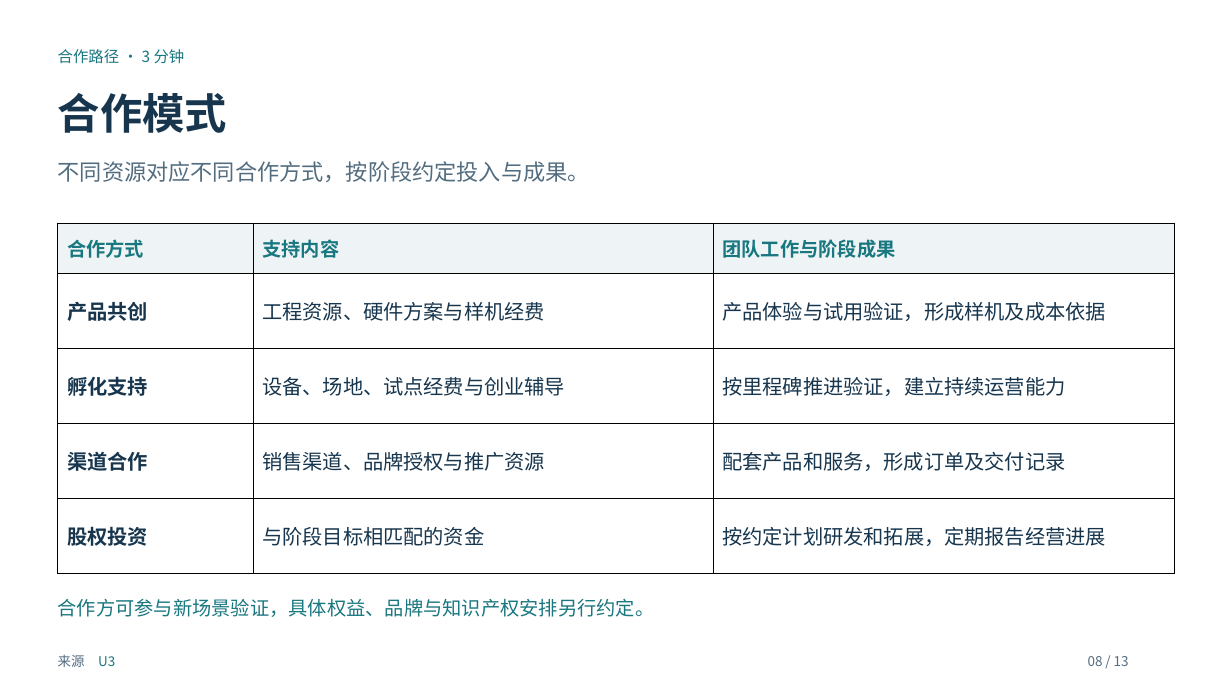
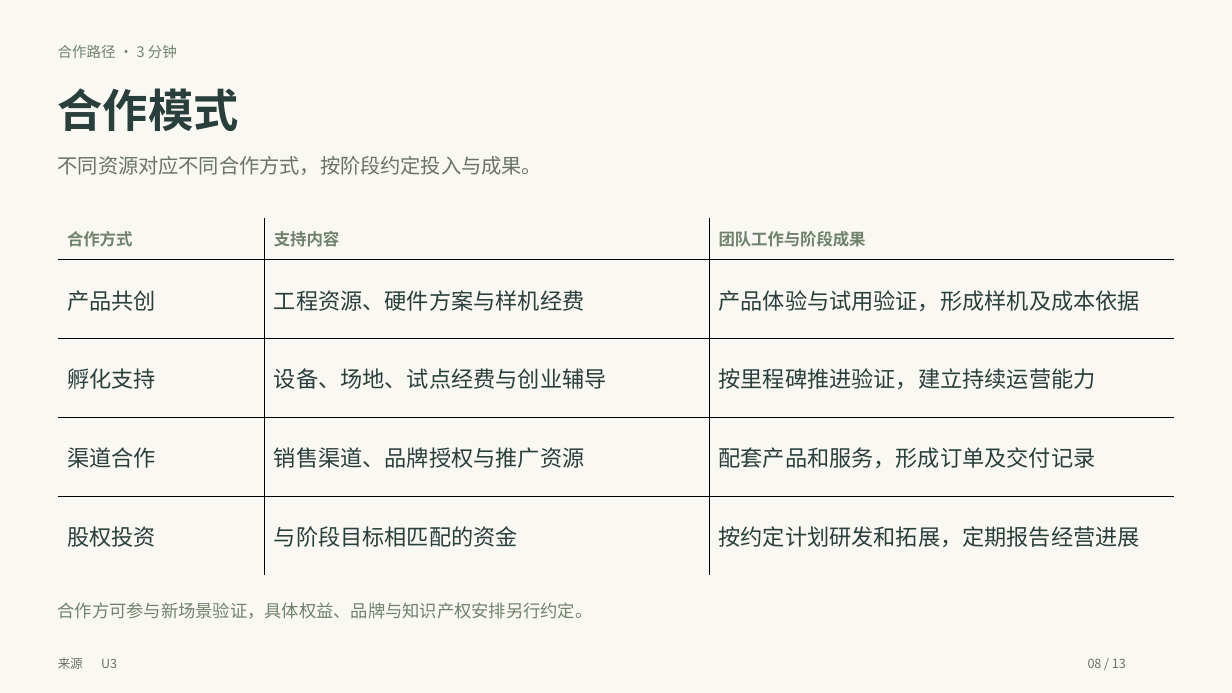
Before and after one commit to maxi-max-dev/maxi-max-dev.github.io, a slide deck: slide 8 of research/insta360-frame-discussion/unseen-insta360-discussion.pptx. Drawn at 1232x693 pixels with LibreOffice and Linux fonts; fonts in the diff are those of the drawing. Boxes give left, top, right and bottom in pixels: in the first picture for what was removed or moved away, otherwise in the second. Text is boxed around its words. In the diff, an @@ line names an element or a change of style, - is before the commit and + after.

```diff
--- a/research/insta360-frame-discussion/unseen-insta360-discussion.pptx
+++ b/research/insta360-frame-discussion/unseen-insta360-discussion.pptx
@@ background #FFFFFF to #FAF8F3 @@
@@ text "合作路径 · 3 分钟" at (58, 45, 177, 58): size 12 to 11.2 pt, text colour #197780 to #6F826D @@
@@ text "合作模式" at (58, 88, 239, 131): size 33 to 35.2 pt, text colour #17364E to #293F3C @@
@@ text "不同资源对应不同合作方式，按阶段约定投入与成果。" at (58, 156, 542, 175): size 17.2 to 15.8 pt, text colour #536D80 to #69736A @@
@@ table at (57, 217, 1174, 576) @@
@@ fill #EEF4F6 to #FAF8F3 in row 1 @@
@@ fill #FFFFFF to #FAF8F3 in 12 cells @@
@@ size 15 to 12.8 pt, text colour #197780 to #6F826D in "合作方式", "支持内容", "团队工作与阶段成果" @@
@@ size 15.8 to 17.2 pt, text colour #17364E to #293F3C in "产品共创", "工程资源、硬件方案与样机经费", "产品体验与试用验证，形成样机及成本依据", "孵化支持" and 8 more places @@
@@ bold off in "产品共创", "孵化支持", "渠道合作", "股权投资" @@
@@ borders changed @@
@@ table: place and size @@
-table at (57, 224, 1174, 561)
+table at (57, 217, 1174, 576)
@@ text "合作方可参与新场景验证，具体权益、品牌与知识产权安排另行约定。" at (58, 602, 593, 619): size 15 to 13.5 pt, text colour #197780 to #6F826D @@
@@ text "来源" at (58, 657, 83, 669): size 10.5 to 9.8 pt, text colour #536D80 to #69736A @@
@@ text "U3" at (101, 659, 117, 668): size 10.5 to 9.8 pt, text colour #197780 to #69736A @@
@@ text "08 / 13" at (1088, 658, 1126, 668): size 10.5 to 9.8 pt, text colour #536D80 to #69736A @@
```
Also in this commit, not shown: 12 other slides changed, 10 other files.
